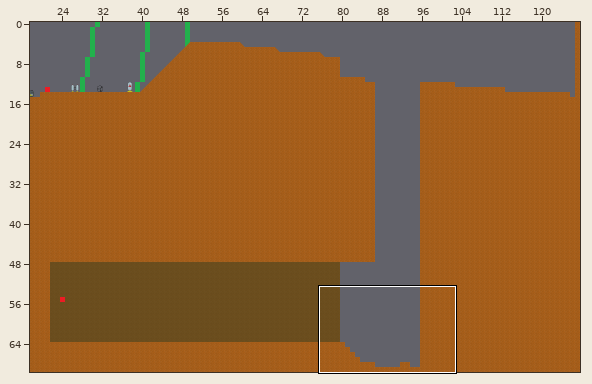
One commit to this Tiled map: static/maps/world.tmx. Above: a wide view before the commit, with the close-up outlined.
Close-up. Old version:
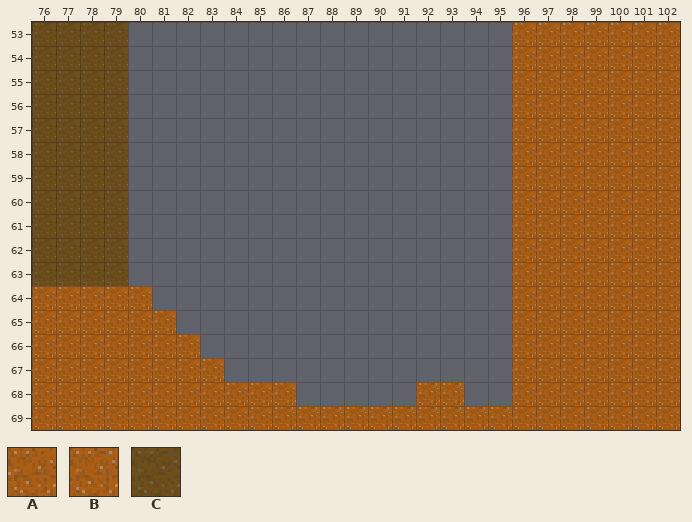
Cells are 16x16 px. Shown: x 76..102, y 53..69. The commit also changed other parts of the map, which this record leaves out.
Key: from "tiles": A 3, B 6, C 9.
_ is an empty cell, # one hidden under a higher layer.
Objects are placed by their top-left corner, in cells (3,4 is the top-left corner of cell 3,4); size is 1x1 cell unless given.
Layers that did not change in this view are not listed.
Layer "background" before, first column x 76:
53 CCCC_______________________
54 CCCC_______________________
55 CCCC_______________________
56 CCCC_______________________
57 CCCC_______________________
58 CCCC_______________________
59 CCCC_______________________
60 CCCC_______________________
61 CCCC_______________________
62 CCCC_______________________
63 CCCC_______________________
64 ####_______________________
65 ####_______________________
66 ####_______________________
67 ####_______________________
68 ####_______________________
69 ####_______________________
Layer "physical" before, first column x 76:
53 ____________________AAAAAAA
54 ____________________AAAAAAA
55 ____________________AAAAAAA
56 ____________________AAAAAAA
57 ____________________AAAAAAA
58 ____________________AAAAAAA
59 ____________________AAAAAAA
60 ____________________AAAAAAA
61 ____________________AAAAAAA
62 ____________________AAAAAAA
63 ____________________AAAAAAA
64 AAAAA_______________AAAAAAA
65 AAAAAA______________AAAAAAA
66 AAAAAAA_____________AAAAAAA
67 AAAAAAAA____________AAAAAAA
68 AAAAAAAAAAA_____BB__AAAAAAA
69 AAAAAAAAAABBBBBBBBBBAAAAAAA
New version:
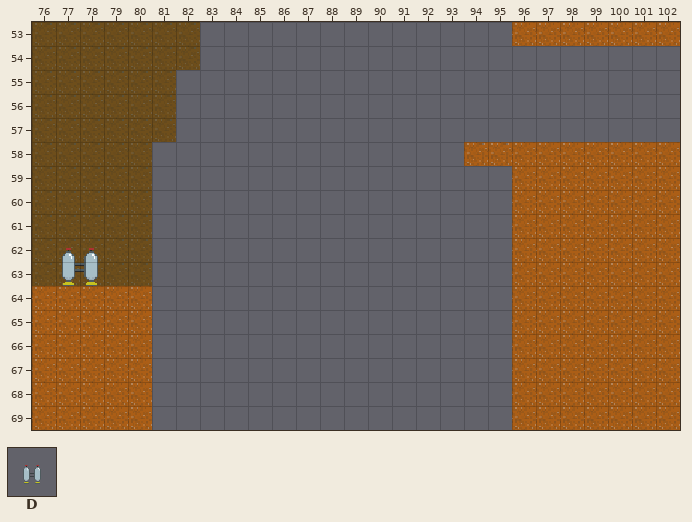
Further tiles: from "big_tiles": D 0.
What changed:
Layer "background":
y 53..54: x 80..82 ___ -> CCC
y 55..57: x 80..81 __ -> CC
y 58..63: x 80 _ -> C
Layer "items":
changed: outside this view -> D "jetpack" at 76,61 size 4x4
Layer "physical":
y 54..57: x 96..102 AAAAAAA -> _______
y 58: x 94..95 __ -> BB
y 65: x 81 A -> _
y 66: x 81..82 AA -> __
y 67: x 81..83 AAA -> ___
y 68: x 81..86 AAAAAA -> ______; x 92..93 BB -> __
y 69: x 81..95 AAAAABBBBBBBBBB -> _______________
Changed places in both close-ups, as pixel boxes (x1, y1, x2, y2):
changed: (62, 22, 200, 286)
changed: (464, 46, 680, 166)
removed: (152, 310, 512, 430)
